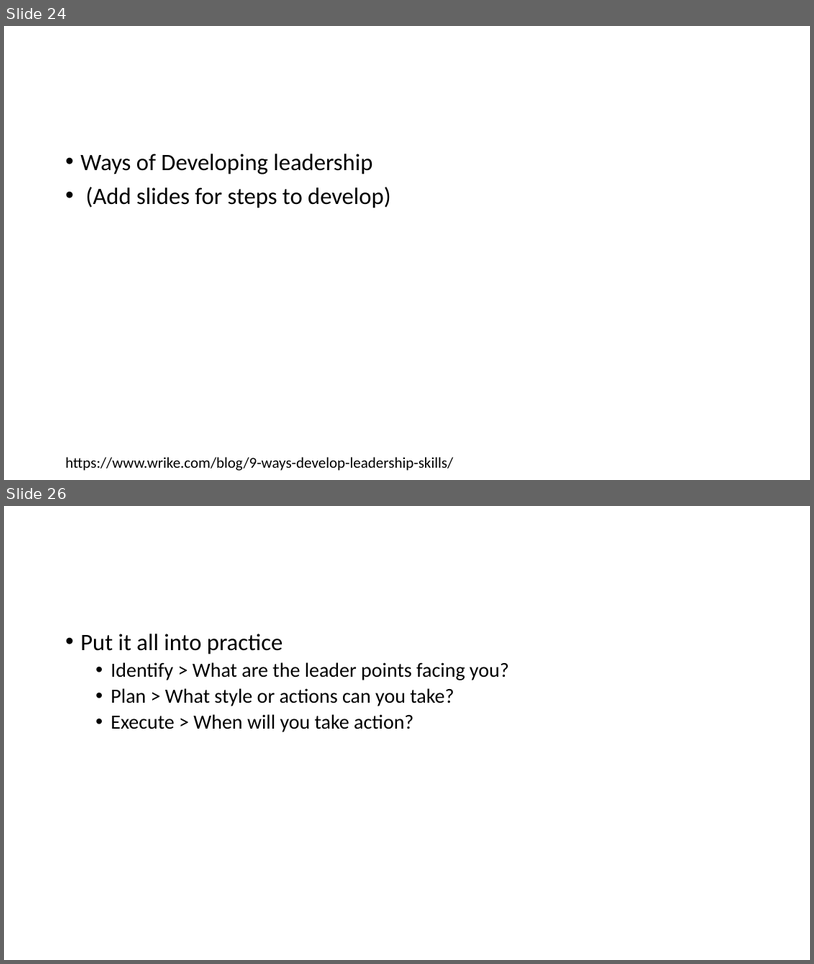
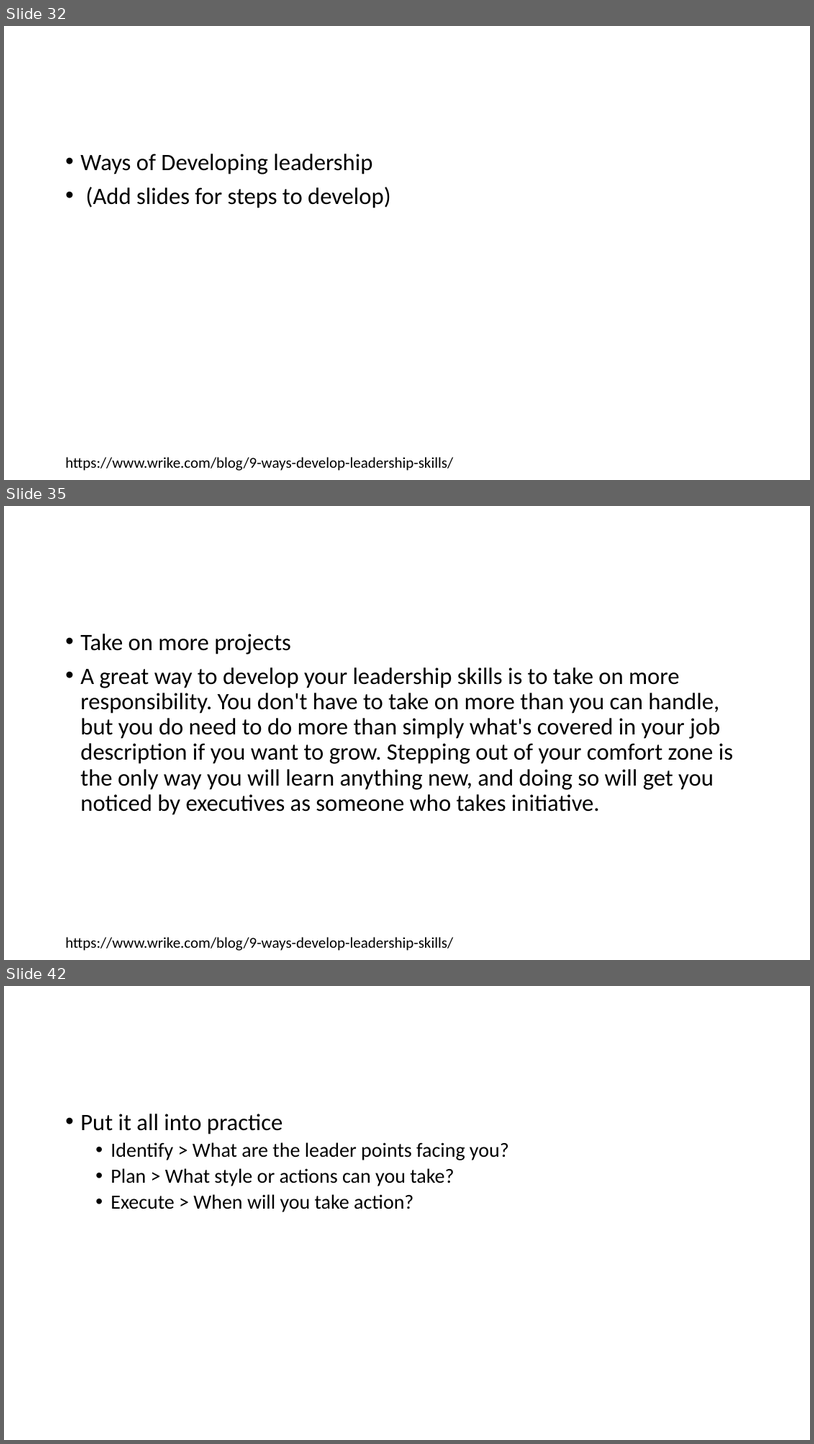
Before and after one commit to iamkeeler/THAT-Conference, a slide deck: 2021/Becoming a Leader.pptx. Shown one above the other, each under a label of ours: slides 24 and 26 before the commit, slides 32, 35 and 42 after it; the slides between them are not shown. The pictures are 814x964 and 814x1444 pixels, drawn with LibreOffice and Linux fonts; fonts in the diff are those of the drawing. Boxes give left, top, right and bottom in pixels: in the first picture for what was removed or moved away, otherwise in the second. Text is boxed around its words. In the diff, an @@ line names an element or a change of style, - is before the commit and + after.

```diff
--- a/2021/Becoming a Leader.pptx
+++ b/2021/Becoming a Leader.pptx
@@ slide 35 added at (x1=4, y1=506, x2=810, y2=960), background #FFFFFF @@
@@ text added at (x1=80, y1=633, x2=733, y2=815), 28 pt, text #000000 @@
+• Take on more projects
+• A great way to develop your leadership skills is to take on more responsibility. You don't have to take on more than you can handle, but you do need to do more than simply what's covered in your job description if you want to grow. Stepping out of your comfort zone is the only way you will learn anything new, and doing so will get you noticed by executives as someone who takes initiative.
@@ text added at (x1=65, y1=937, x2=453, y2=950), 18 pt, text #000000 @@
+https://www.wrike.com/blog/9-ways-develop-leadership-skills/
@@ what was slide 24 is now slide 32 @@
@@ what was slide 26 is now slide 42 @@
```
Also in this commit, not shown: 8 slides changed, 15 other slides added, 1 slide removed, 1 other file.
